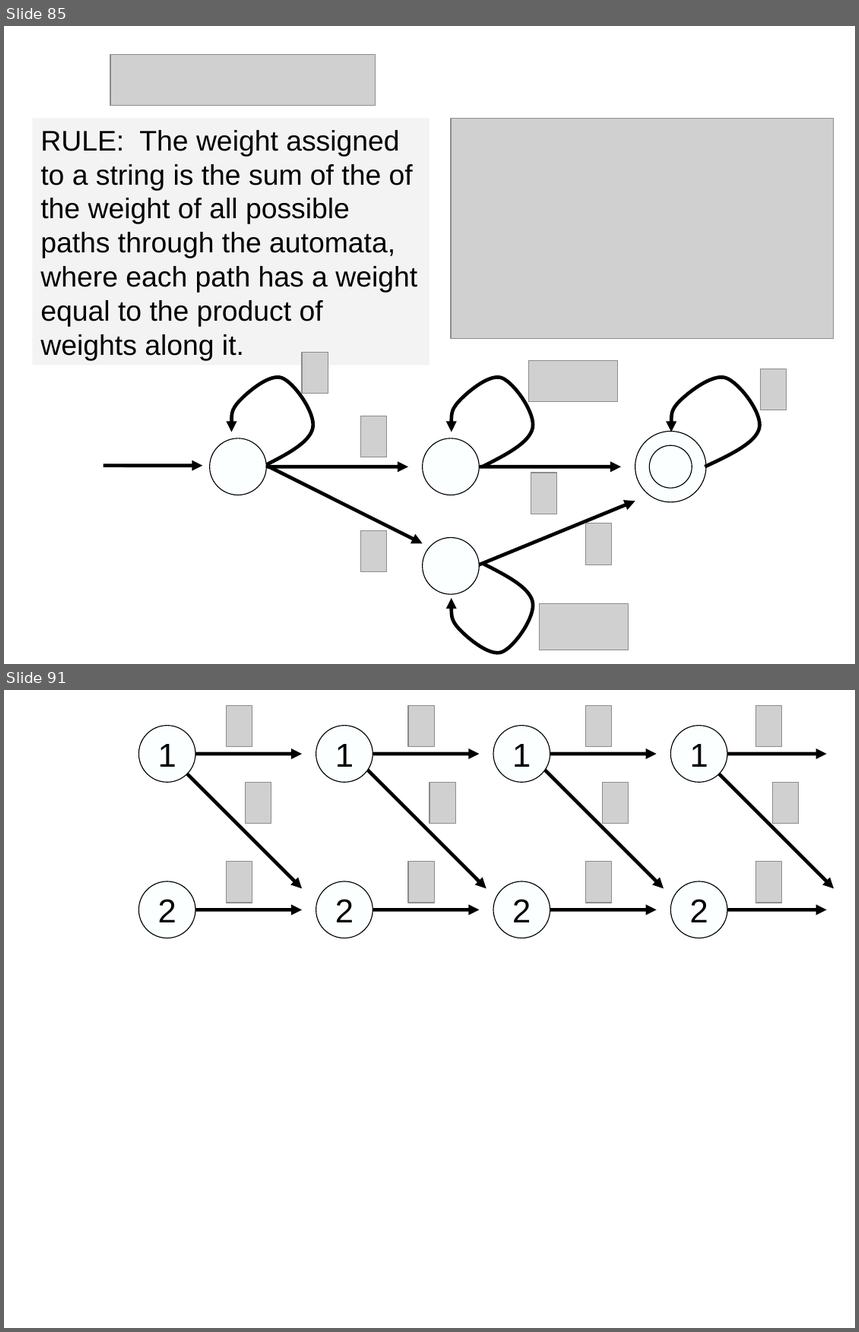
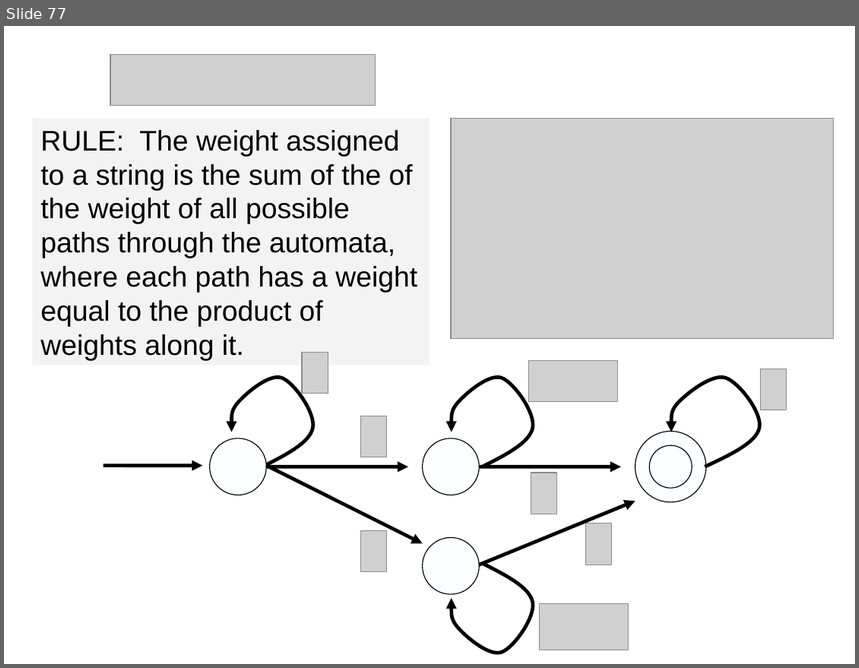
Before and after one commit to gcross/QC-Talks, a slide deck: GeneralExam/WeaponsOfMassSimulation.odp. Shown one above the other, each under a label of ours: slides 85 and 91 before the commit, slide 77 after it; the slides between them are not shown. The pictures are 859x1332 and 859x668 pixels, drawn with LibreOffice and Linux fonts; fonts in the diff are those of the drawing; grey boxes stand for pictures; background and template pictures are left out. Boxes give left, top, right and bottom in pixels: in the first picture for what was removed or moved away, otherwise in the second. Text is boxed around its words. In the diff, an @@ line names an element or a change of style, - is before the commit and + after.

```diff
--- a/GeneralExam/WeaponsOfMassSimulation.odp
+++ b/GeneralExam/WeaponsOfMassSimulation.odp
@@ slide 91 removed at bbox=[4, 690, 855, 1328], background picture (left out) @@
@@ picture removed at bbox=[226, 705, 253, 747] @@
@@ picture removed at bbox=[408, 705, 435, 747] @@
@@ picture removed at bbox=[585, 705, 612, 747] @@
@@ ellipse removed at bbox=[139, 726, 196, 783] @@
-1
@@ ellipse removed at bbox=[316, 726, 373, 783] @@
-1
@@ ellipse removed at bbox=[493, 726, 550, 783] @@
-1
@@ ellipse removed at bbox=[671, 726, 728, 783] @@
-1
@@ arrow removed from (196, 754) to (302, 754) @@
@@ arrow removed from (373, 754) to (479, 754) @@
@@ arrow removed from (550, 754) to (657, 754) @@
@@ arrow removed from (181, 768) to (302, 888) @@
@@ arrow removed from (366, 768) to (487, 888) @@
@@ arrow removed from (543, 768) to (664, 888) @@
@@ picture removed at bbox=[245, 782, 272, 824] @@
@@ picture removed at bbox=[430, 782, 456, 824] @@
@@ picture removed at bbox=[602, 782, 629, 824] @@
@@ group removed at bbox=[713, 705, 834, 910]: 3 arrows, 3 pictures @@
@@ picture removed at bbox=[226, 861, 253, 903] @@
@@ picture removed at bbox=[408, 861, 435, 903] @@
@@ picture removed at bbox=[585, 861, 612, 903] @@
@@ ellipse removed at bbox=[139, 882, 196, 939] @@
-2
@@ ellipse removed at bbox=[316, 882, 373, 939] @@
-2
@@ ellipse removed at bbox=[493, 882, 550, 939] @@
-2
@@ ellipse removed at bbox=[671, 882, 728, 939] @@
-2
@@ arrow removed from (196, 910) to (302, 910) @@
@@ arrow removed from (373, 910) to (479, 910) @@
@@ arrow removed from (550, 910) to (657, 910) @@
@@ what was slide 85 is now slide 77 @@
```
Also in this commit, not shown: 12 slides changed, 1 slide added, 28 other slides removed.
